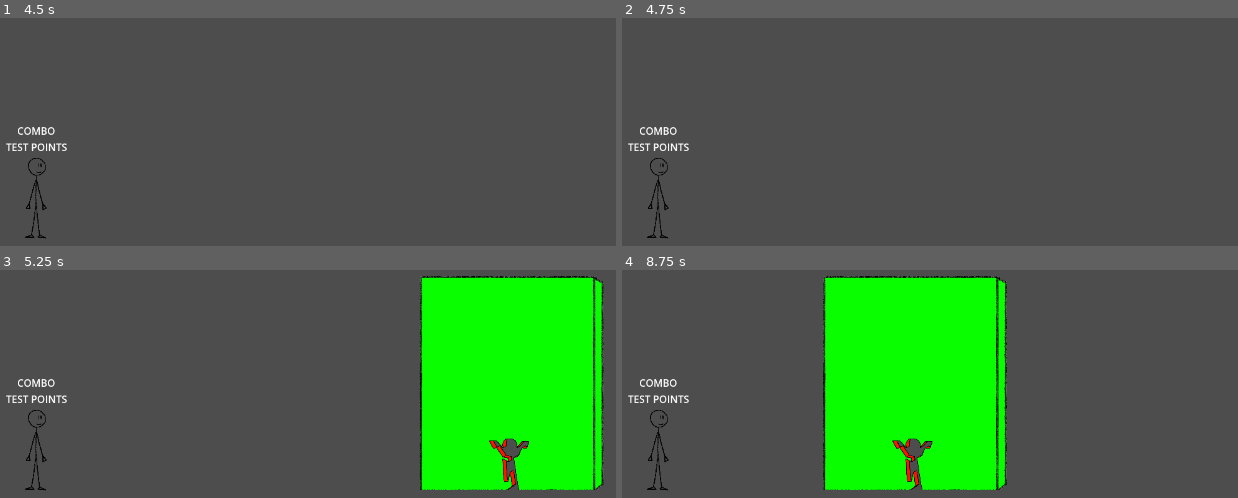
Above: before the commit, frames 1-4 (two rows, left to right).
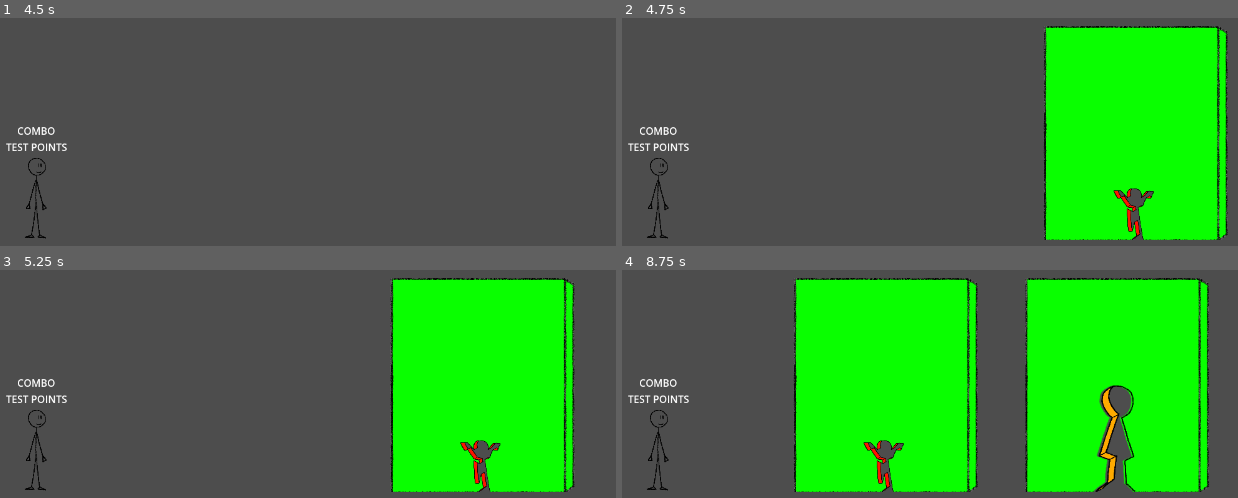
Above: after the commit, the same moments.

Repository: onegm/Scale-Game-Show
Game: Godot game, scene res://levels/Level1.tscn
Same seed, same stepped clock (60 frames per second), same inputs: the game is played once before the commit and once after it.
Inputs:
- Up to frame 1 (4.5 s): tap Enter at 0.5, 2, 3.5 s; hold Right (pose_right) 0.53-1.28 s; tap A (look_left) at 0.6, 2.1, 3.6 s; tap Space at 1.25, 2.75, 4.25 s; hold Down (pose_down) 1.28-2.03 s; tap D (look_right) at 1.35, 2.85, 4.35 s; hold Right (pose_right) 2.03-2.78 s; hold Up (pose_up) 2.78-3.53 s; hold Left (pose_left) from 3.53 s (still down)
- Up to frame 2 (4.75 s): keep holding Left (pose_left)
- Up to frame 3 (5.25 s): release Left (pose_left) at 5.03 s; hold Down (pose_down) from 5.03 s (still down); tap A (look_left) at 5.1 s
- Up to frame 4 (8.75 s): release Down (pose_down) at 5.78 s; hold Right (pose_right) 5.78-6.53 s; tap D (look_right) at 5.85, 7.35 s; hold Up (pose_up) 6.53-7.28 s; tap A (look_left) at 6.6, 8.1 s; hold Right (pose_right) 7.28-8.03 s; hold Down (pose_down) from 8.03 s (still down)

Frame 1 is identical in both runs. In frame 2, 27% of the frame differs, in the area x 68-99%, y 3-98%; in frame 3, 12%; in frame 4, 38%, in the area x 27-96%, y 2-98%.

Commit message:
timestamping system

Diff:
--- a/levels/Level1.tscn
+++ b/levels/Level1.tscn
@@ -1,12 +1,14 @@
 [gd_scene load_steps=3 format=3 uid="uid://c6y1dqx8ki7a7"]
 
+[ext_resource type="Script" path="res://levels/level.gd" id="1_bx0cw"]
 [ext_resource type="PackedScene" uid="uid://c150wmemgs4sn" path="res://player/player.tscn" id="1_c3ycx"]
-[ext_resource type="PackedScene" path="res://walls/WallSpawner.tscn" id="2_iwfjl"]
 
 [node name="Level1" type="Node2D"]
-
-[node name="WallSpawner" parent="." instance=ExtResource("2_iwfjl")]
-position = Vector2(1134, 475)
+script = ExtResource("1_bx0cw")
+song_num = 1
 
 [node name="Player" parent="." instance=ExtResource("1_c3ycx")]
 position = Vector2(355, 475)
+
+[node name="WallSpawnPoint" type="Marker2D" parent="."]
+position = Vector2(1136, 478)
--- /dev/null
+++ b/levels/level.gd
@@ -0,0 +1,15 @@
+extends Node2D
+
+@export var song_num : int
+@onready var wall_spawner = WallSpawner.new()
+
+func _ready():
+	$WallSpawnPoint.add_child(wall_spawner)
+	var song = SongSequence.new(1)
+	add_child(song)
+	song.timestamp_reached.connect(on_timestamp_reached)
+	await get_tree().create_timer(3).timeout
+	song.play()
+
+func on_timestamp_reached():
+	wall_spawner.spawn_wall()
--- /dev/null
+++ b/songs/song_sequence.gd
@@ -0,0 +1,49 @@
+extends Node
+class_name SongSequence
+
+@onready var song_stream := AudioStream.new()
+@onready var time_sequence : Array
+@onready var song := AudioStreamPlayer.new()
+
+static var song_sequence_path = "res://songs/song_timestamps/song_"
+
+signal timestamp_reached
+
+var timers : Array = []
+var song_sequence_file : FileAccess
+
+func _init(song_num : int):
+	song_sequence_file = FileAccess.open(song_sequence_path + str(song_num) + ".txt",FileAccess.READ)
+
+func _ready():
+	add_child(song)
+	var song_file = song_sequence_file.get_line()
+	song.set_stream(ResourceLoader.load(song_file))
+
+	var next_line = song_sequence_file.get_line()
+	var counter = 0
+	while !next_line.contains("end"):
+		if next_line.is_valid_float():
+			time_sequence.append(float(next_line))
+		next_line = song_sequence_file.get_line()
+		counter += 1
+		if counter > 100 : break
+
+	add_timers()
+
+func add_timers():
+	for time in time_sequence:
+		var timer = Timer.new()
+		add_child(timer)
+		timer.wait_time = time
+		timer.one_shot = true
+		timer.timeout.connect(on_timestamp_reached)
+		timers.append(timer)
+
+func play():
+	song.play()
+	for timer in timers:
+		timer.start()
+
+func on_timestamp_reached():
+	timestamp_reached.emit()
--- /dev/null
+++ b/walls/Wall.tscn
@@ -0,0 +1,23 @@
+[gd_scene load_steps=5 format=3 uid="uid://cvprlymwlmhan"]
+
+[ext_resource type="Script" path="res://walls/wall.gd" id="1_skayl"]
+[ext_resource type="PackedScene" uid="uid://d1fvq2460vh11" path="res://walls/posture/Posture.tscn" id="2_7uj5q"]
+[ext_resource type="Texture2D" uid="uid://bldld0uo8ocjq" path="res://walls/art/wall.png" id="3_rfxvc"]
+
+[sub_resource type="RectangleShape2D" id="RectangleShape2D_wwqmh"]
+size = Vector2(220, 690)
+
+[node name="Wall" type="Area2D"]
+scale = Vector2(0.5, 0.5)
+script = ExtResource("1_skayl")
+
+[node name="Posture" parent="." instance=ExtResource("2_7uj5q")]
+
+[node name="Wall" type="Sprite2D" parent="Posture"]
+scale = Vector2(1.2, 1)
+texture = ExtResource("3_rfxvc")
+offset = Vector2(0, -340)
+
+[node name="CollisionShape2D" type="CollisionShape2D" parent="."]
+position = Vector2(0, -335)
+shape = SubResource("RectangleShape2D_wwqmh")
--- a/walls/WallPosture.tscn
+++ /dev/null
@@ -1,23 +0,0 @@
-[gd_scene load_steps=5 format=3 uid="uid://cvprlymwlmhan"]
-
-[ext_resource type="Script" path="res://walls/wall_posture.gd" id="1_yoqds"]
-[ext_resource type="PackedScene" uid="uid://d1fvq2460vh11" path="res://walls/postures/Posture.tscn" id="2_bdc4o"]
-[ext_resource type="Texture2D" uid="uid://bldld0uo8ocjq" path="res://walls/wall.png" id="3_axnak"]
-
-[sub_resource type="RectangleShape2D" id="RectangleShape2D_wwqmh"]
-size = Vector2(220, 690)
-
-[node name="Area2D" type="Area2D"]
-scale = Vector2(0.5, 0.5)
-script = ExtResource("1_yoqds")
-
-[node name="Posture" parent="." instance=ExtResource("2_bdc4o")]
-
-[node name="Wall" type="Sprite2D" parent="Posture"]
-scale = Vector2(1.2, 1)
-texture = ExtResource("3_axnak")
-offset = Vector2(0, -340)
-
-[node name="CollisionShape2D" type="CollisionShape2D" parent="."]
-position = Vector2(0, -335)
-shape = SubResource("RectangleShape2D_wwqmh")
--- a/walls/WallSpawner.tscn
+++ /dev/null
@@ -1,10 +0,0 @@
-[gd_scene load_steps=2 format=3 uid="uid://cohl4mpj0lg13"]
-
-[ext_resource type="Script" path="res://walls/wall_spawner.gd" id="1_wfxh2"]
-
-[node name="WallSpawner" type="Node2D"]
-script = ExtResource("1_wfxh2")
-
-[node name="Timer" type="Timer" parent="."]
-wait_time = 5.0
-autostart = true
--- a/walls/postures/Posture.tscn
+++ b/walls/posture/Posture.tscn
@@ -1,16 +1,16 @@
 [gd_scene load_steps=32 format=3 uid="uid://d1fvq2460vh11"]
 
-[ext_resource type="Texture2D" uid="uid://bw8ajx4a87xqt" path="res://walls/postures/wall_holes/Idle - White.png" id="1_kr8ek"]
-[ext_resource type="Texture2D" uid="uid://bxl8hd5r4ghjg" path="res://walls/postures/wall_holes/Pose 1 - Right White.png" id="2_83wkl"]
-[ext_resource type="Script" path="res://walls/postures/posture.gd" id="2_hqkx4"]
-[ext_resource type="Texture2D" uid="uid://d0gd3fuo8dtev" path="res://walls/postures/wall_holes/Pose 1 - Left White.png" id="3_haxd5"]
-[ext_resource type="Texture2D" uid="uid://cdkfpce136suy" path="res://walls/postures/outlines.png" id="3_sjgld"]
-[ext_resource type="Texture2D" uid="uid://bi5ryr80lfuhx" path="res://walls/postures/wall_holes/Pose 2 - Right White.png" id="4_p6v4h"]
-[ext_resource type="Texture2D" uid="uid://oji6kf0fc6q4" path="res://walls/postures/wall_holes/Pose 2 - Left White.png" id="5_jopgx"]
-[ext_resource type="Texture2D" uid="uid://bdr734u22gmn0" path="res://walls/postures/wall_holes/Pose 3 - Right White.png" id="6_us3se"]
-[ext_resource type="Texture2D" uid="uid://cw2mpwny5akrn" path="res://walls/postures/wall_holes/Pose 3 - Left White.png" id="7_4bhwb"]
-[ext_resource type="Texture2D" uid="uid://bh3kdb4meqo4g" path="res://walls/postures/wall_holes/Pose 4 - Right White.png" id="8_7eyi1"]
-[ext_resource type="Texture2D" uid="uid://b6jsgdyqx3qmr" path="res://walls/postures/wall_holes/Pose 4 - Left White.png" id="9_g35uw"]
+[ext_resource type="Texture2D" uid="uid://bw8ajx4a87xqt" path="res://walls/art/wall_holes/Idle - White.png" id="1_kr8ek"]
+[ext_resource type="Texture2D" uid="uid://bxl8hd5r4ghjg" path="res://walls/art/wall_holes/Pose 1 - Right White.png" id="2_83wkl"]
+[ext_resource type="Script" path="res://walls/posture/posture.gd" id="2_hqkx4"]
+[ext_resource type="Texture2D" uid="uid://d0gd3fuo8dtev" path="res://walls/art/wall_holes/Pose 1 - Left White.png" id="3_haxd5"]
+[ext_resource type="Texture2D" uid="uid://cdkfpce136suy" path="res://walls/art/outlines.png" id="3_sjgld"]
+[ext_resource type="Texture2D" uid="uid://bi5ryr80lfuhx" path="res://walls/art/wall_holes/Pose 2 - Right White.png" id="4_p6v4h"]
+[ext_resource type="Texture2D" uid="uid://oji6kf0fc6q4" path="res://walls/art/wall_holes/Pose 2 - Left White.png" id="5_jopgx"]
+[ext_resource type="Texture2D" uid="uid://bdr734u22gmn0" path="res://walls/art/wall_holes/Pose 3 - Right White.png" id="6_us3se"]
+[ext_resource type="Texture2D" uid="uid://cw2mpwny5akrn" path="res://walls/art/wall_holes/Pose 3 - Left White.png" id="7_4bhwb"]
+[ext_resource type="Texture2D" uid="uid://bh3kdb4meqo4g" path="res://walls/art/wall_holes/Pose 4 - Right White.png" id="8_7eyi1"]
+[ext_resource type="Texture2D" uid="uid://b6jsgdyqx3qmr" path="res://walls/art/wall_holes/Pose 4 - Left White.png" id="9_g35uw"]
 
 [sub_resource type="AtlasTexture" id="AtlasTexture_6bv54"]
 atlas = ExtResource("1_kr8ek")
--- a/walls/postures/postureDTO.gd
+++ b/walls/posture/postureDTO.gd
@@ -1,5 +1,5 @@
 extends Node
-class_name PostureDTO
+class_name PostureDTO #Data transfer object
 
 enum SIZE {SMALL, MEDIUM, LARGE}
 enum DIRECTION {CENTER, LEFT, RIGHT}
--- a/levels/posture_sequence.gd
+++ b/walls/wall_sequence/wall_sequence.gd
@@ -1,5 +1,5 @@
 extends Node
-class_name PostureSequence
+class_name WallSequence
 
 var SIZE = PostureDTO.SIZE
 var DIRECTION = PostureDTO.DIRECTION
--- a/levels/sequence_1.gd
+++ b/walls/wall_sequence/wall_sequence_1.gd
@@ -1,4 +1,4 @@
-extends PostureSequence
+extends WallSequence
 class_name Sequence1
 # Scale, direction, posture
 func _init():
--- a/walls/wall_spawner.gd
+++ b/walls/wall_spawner.gd
@@ -1,13 +1,10 @@
 extends Node2D
+class_name WallSpawner
 
-@onready var wall_posture_scene = load("res://walls/WallPosture.tscn")
-@onready var timer = $Timer
+@onready var wall_posture_scene = load("res://walls/Wall.tscn")
 @onready var rand = RandomNumberGenerator.new()
 
-@onready var posture_sequence : PostureSequence = Sequence1.new()
-
-func _ready():
-	timer.timeout.connect(spawn_wall)
+@onready var posture_sequence : WallSequence = Sequence1.new()
 
 func spawn_wall():
 	if !posture_sequence.has_next():
Not shown, added: songs/song_timestamps/song_1.txt
Renamed: walls/postures/outlines.png -> walls/art/outlines.png
Not shown, changed: walls/art/outlines.png.import
Renamed: walls/wall.png -> walls/art/wall.png
Not shown, changed: walls/art/wall.png.import
Renamed: walls/postures/wall_holes/Idle - White.png -> walls/art/wall_holes/Idle - White.png
Not shown, changed: walls/art/wall_holes/Idle - White.png.import
Renamed: walls/postures/wall_holes/Pose 1 - Left White.png -> walls/art/wall_holes/Pose 1 - Left White.png
Not shown, changed: walls/art/wall_holes/Pose 1 - Left White.png.import
Renamed: walls/postures/wall_holes/Pose 1 - Right White.png -> walls/art/wall_holes/Pose 1 - Right White.png
Not shown, changed: walls/art/wall_holes/Pose 1 - Right White.png.import
Renamed: walls/postures/wall_holes/Pose 2 - Left White.png -> walls/art/wall_holes/Pose 2 - Left White.png
(and 16 more such lines)
